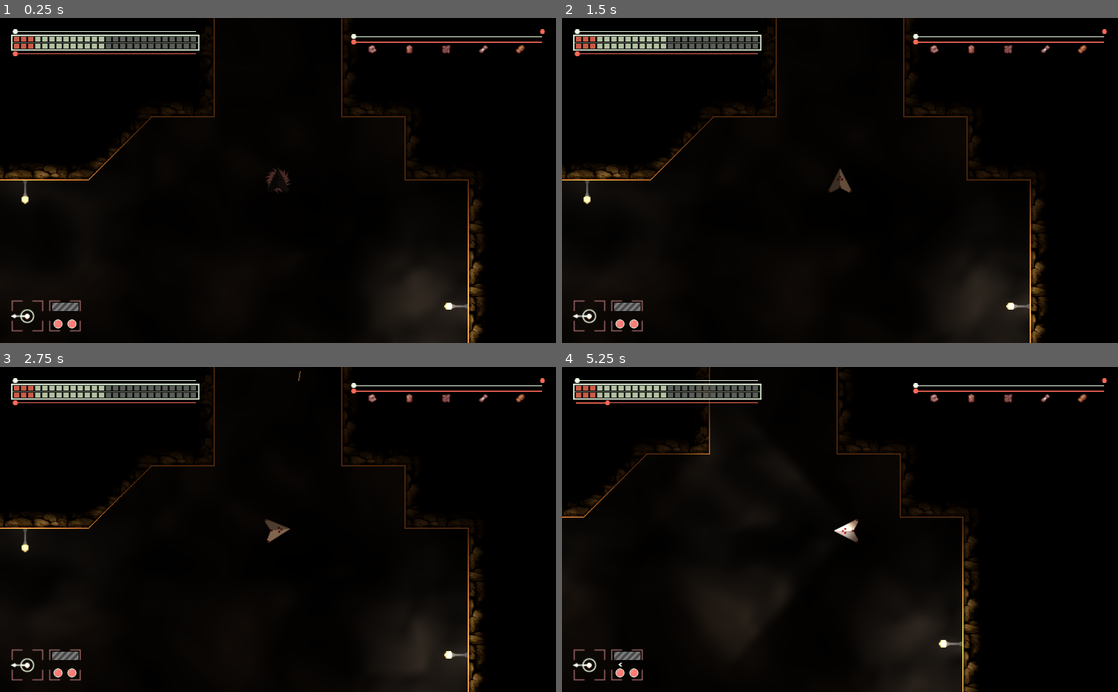
Above: before the commit, frames 1-4 (two rows, left to right).
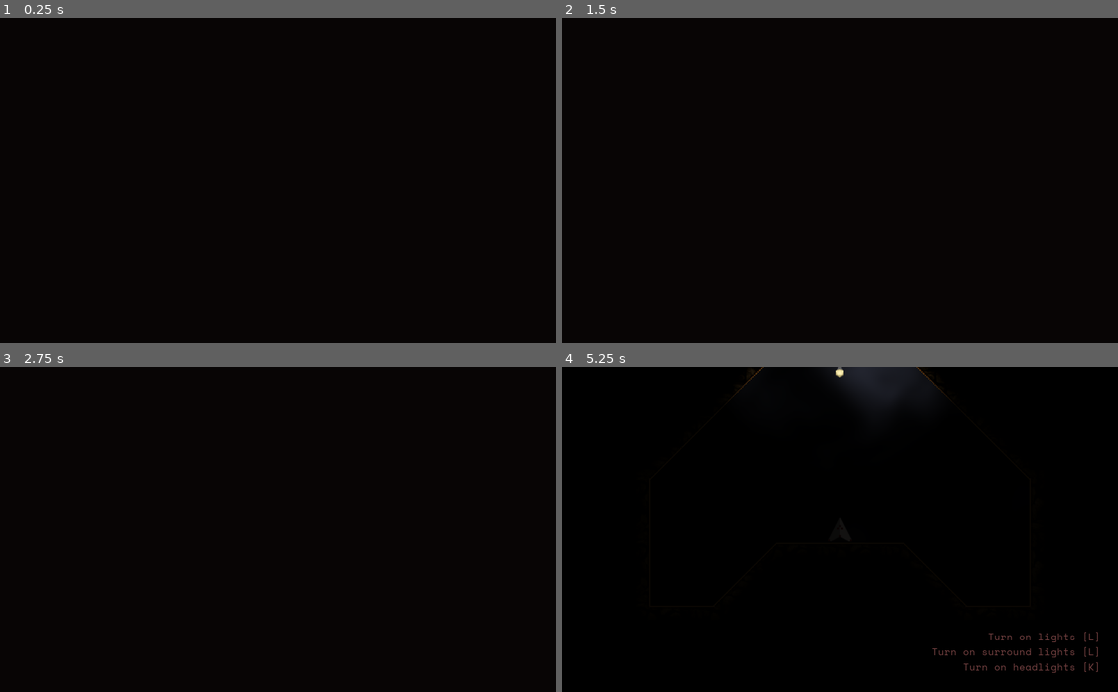
Above: after the commit, the same moments.

Repository: maximinus/scheme7
Game: Godot game, scene res://scenes/Interface/Dialog/Dialog.tscn
Two runs of this game, one before a commit and one after it. Both use one fixed random seed, a clock stepped at 60 frames per second and the inputs below. Before the commit the project starts from res://scenes/World.tscn. The engine's default icon, where the game draws it, is replaced by a stand-in: a white triangle on a blue panel in a dark square. Sound files missing from this copy of the repository are replaced by a short silence.
Inputs:
- Up to frame 1 (0.25 s): no input
- Up to frame 2 (1.5 s): tap Enter (Enter) at 0.5, 0.6, 1.35 s; hold D (RightTurn) 0.53-1.28 s; tap Space (FireLaser) at 1.25 s; hold M (download) from 1.28 s (still down)
- Up to frame 3 (2.75 s): tap Enter (Enter) at 2, 2.3 s; release M (download) at 2.03 s; hold D (RightTurn) from 2.03 s (still down); tap Space (FireLaser) at 2.1 s
- Up to frame 4 (5.25 s): tap Enter (Enter) at 2.75, 3.05, 3.8, 4.35, 5.1 s; release D (RightTurn) at 2.78 s; hold W (Thrust) 2.78-3.53 s; tap K (FullBeam) at 2.85 s; hold A (LeftTurn) 3.53-5.03 s; tap L (Lights) at 3.6 s; hold M (download) from 5.03 s (still down)

The runs differ from the first frame. In frame 1, 5.6% of the frame differs, in the area x 0-98%, y 0-100%; in frame 2, 5.5%; in frame 3, 5.3%; in frame 4, 10%.

Commit message:
Game cycles through scenes forever

Diff:
--- a/Scheme7/project.godot
+++ b/Scheme7/project.godot
@@ -99,7 +99,7 @@
 [application]
 
 config/name="Scheme7"
-run/main_scene="res://scenes/World.tscn"
+run/main_scene="res://scenes/Interface/Dialog/Dialog.tscn"
 config/icon="res://icon.png"
 
 [autoload]
--- a/Scheme7/scenes/Interface/Dialog/Dialog.gd
+++ b/Scheme7/scenes/Interface/Dialog/Dialog.gd
@@ -16,6 +16,9 @@
 	# next is static, then to the tutorial level
 	Scenes.addScene('res://scenes/SceneTransitions/Static/Static.tscn')
 	Scenes.addScene('res://scenes/Levels/tutorial_levels/tutorial_1/tutorial_1.tscn')
+	Scenes.addScene('res://scenes/SceneTransitions/Static/Static.tscn')
+	# then back to here
+	Scenes.addScene('res://scenes/Interface/Dialog/Dialog.tscn')
 	index = 0
 	dialogs = Dialog.getDialog()
 	displayDialog()
@@ -24,6 +27,7 @@
 	Globals.ship.gun = GunsOff.new()
 	Globals.ship.shield = ShieldOff.new()
 	Globals.ship.rocket = RocketOff.new()
+	Globals.ship.reset()
 
 func _process(_delta):
 	# if the timer is on, do nothing
--- a/Scheme7/scenes/Levels/BaseLevel/BaseLevel.gd
+++ b/Scheme7/scenes/Levels/BaseLevel/BaseLevel.gd
@@ -1,7 +1,10 @@
 extends Node2D
+
+var index: int
 
 func _ready():
 	$Player.processing = true
+	index = 0
 	setupObjectives()
 
 func setupObjectives():
@@ -34,13 +37,13 @@
 func testObjectives() -> bool:
 	# returns true if a mission objective completes
 	# take the first and check it
-	var data = objectives[0]
+	var data = objectives[index]
 	# call the first argument
 	if data[1].call_func() == false:
 		# nothing to do
 		return false
-	# remove this objective
-	objectives.pop_front()
+	# move to next objective
+	index += 1
 	return true
 
 # finally, we need dump the results out here into an array
--- a/Scheme7/scenes/Levels/tutorial_levels/tutorial_1/tutorial_1.tscn
+++ b/Scheme7/scenes/Levels/tutorial_levels/tutorial_1/tutorial_1.tscn
@@ -94,7 +94,6 @@
 [node name="SimpleLight" parent="Lights" instance=ExtResource( 2 )]
 position = Vector2( 512, 64 )
 rotation = 3.14159
-cycle_length = 5.0
 strength = 1.5
 direction = 1
 
--- a/Scheme7/scenes/PlayerUI/MissionComplete/MissionComplete.gd
+++ b/Scheme7/scenes/PlayerUI/MissionComplete/MissionComplete.gd
@@ -19,7 +19,8 @@
 	if waiting == false:
 		return
 	if Input.is_action_just_pressed('Enter'):
-		print('End scene')
+		var scene = Scenes.getNextScene()
+		get_tree().change_scene(scene)
 
 func _on_StartTimer_timeout():
 	$Logo.show()
--- a/Scheme7/scenes/PlayerUI/MissionObjectives/MissionObjectives.gd
+++ b/Scheme7/scenes/PlayerUI/MissionObjectives/MissionObjectives.gd
@@ -10,15 +10,16 @@
 signal mission_complete
 
 var objectives = []
-var index: int = 0
+var index: int
 var complete: bool
-var callback = null
+var callback: FuncRef
 
 func _ready():
-	pass
+	callback = null
+	complete = false
+	index = 0
 
 func setup():
-	complete = false
 	var txt_objectives = Globals.level.objectives.duplicate()
 	# don't forget we display these backwards
 	txt_objectives.invert()
@@ -31,7 +32,7 @@
 		setPosition(obj_label)
 		objectives.append(obj_label)
 		add_child(obj_label)
-		index = len(objectives) - 1
+	index = len(objectives) - 1
 	callback = Globals.level.callback
 
 func reset():
@@ -70,5 +71,5 @@
 			moveTopLabel()
 		return
 	# we have completed all objectives
-	emit_signal('mission_complete')#
+	emit_signal('mission_complete')
 	complete = true
--- a/Scheme7/scenes/SceneTransitions/Static/Static.tscn
+++ b/Scheme7/scenes/SceneTransitions/Static/Static.tscn
@@ -64,10 +64,11 @@
 
 [node name="StaticSFX" type="AudioStreamPlayer" parent="."]
 stream = ExtResource( 2 )
+volume_db = -8.0
 autoplay = true
 
 [node name="Timer" type="Timer" parent="."]
-wait_time = 0.8
+wait_time = 0.6
 one_shot = true
 autostart = true
 [connection signal="timeout" from="Timer" to="." method="_on_Timer_timeout"]
--- a/Scheme7/scenes/World.tscn
+++ b/Scheme7/scenes/World.tscn
@@ -171,28 +171,24 @@
 cycle_length = 3.0
 strength = 1.5
 max_variation = 0.03
-direction = 0
 
 [node name="SimpleLight6" parent="Lights" instance=ExtResource( 9 )]
 position = Vector2( 192, 2304 )
 cycle_length = 3.0
 strength = 1.5
 max_variation = 0.03
-direction = 0
 
 [node name="SimpleLight7" parent="Lights" instance=ExtResource( 9 )]
 position = Vector2( 1408, 2304 )
 cycle_length = 3.0
 strength = 1.5
 max_variation = 0.03
-direction = 0
 
 [node name="SimpleLight8" parent="Lights" instance=ExtResource( 9 )]
 position = Vector2( 1152, 2304 )
 cycle_length = 3.0
 strength = 1.5
 max_variation = 0.03
-direction = 0
 
 [node name="TeleportScene" parent="." instance=ExtResource( 7 )]
 
Not shown, changed: docs/TODO.txt
